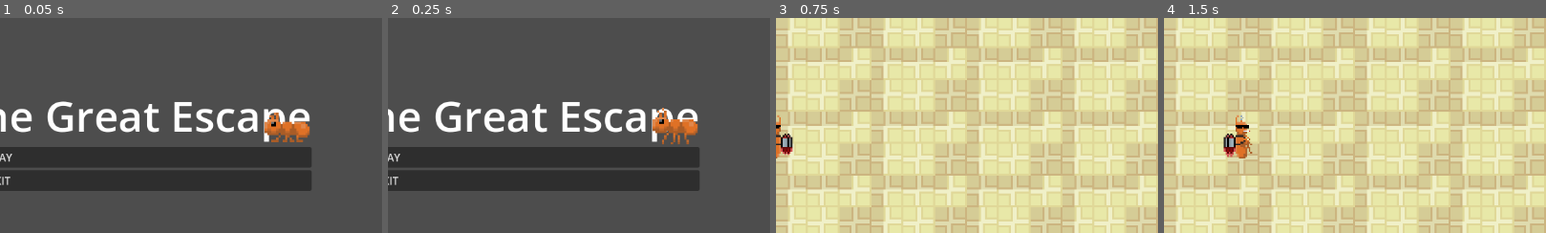
Above: before the commit, frames 1-4 (left to right).
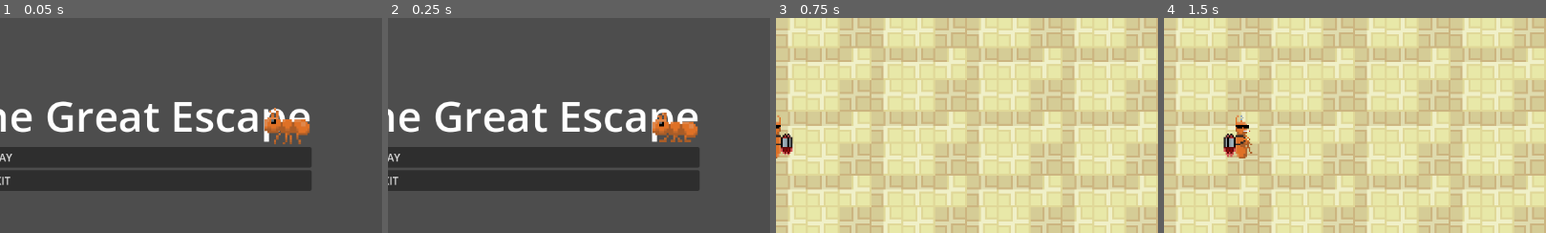
Above: after the commit, the same moments.

Repository: MikaYusub/AntGame
Game: Godot game, scene res://Scenes/Level/MainMenu.tscn
Two runs of this game, one before a commit and one after it. Both use one fixed random seed, a clock stepped at 60 frames per second and the inputs below.
Inputs:
- Up to frame 1 (0.05 s): no input
- Up to frame 2 (0.25 s): no input
- Up to frame 3 (0.75 s): click "PLAY" at 0.5 s
- Up to frame 4 (1.5 s): hold D (right) from 1.28 s (still down); hold Shift (sprint) from 1.28 s (still down)
The pictures show only the part of the screen within x 50-100%, y 22-72%; the shares and areas given below are measured in that part.

The runs differ from the first frame. In frame 1, 0.7% of the frame differs, in the area x 69-82%, y 41-59%; in frame 2, 0.7%; in frame 3, nothing differs; in frame 4, nothing differs.

Commit message:
Fix label name

Diff:
--- a/Scenes/Level/MainMenu.gd
+++ b/Scenes/Level/MainMenu.gd
@@ -1,8 +1,8 @@
 extends Control
 
 func _on_play_pressed():
-    get_tree().change_scene_to_file("res://Scenes/Level/Level.tscn")
+	get_tree().change_scene_to_file("res://Scenes/Level/Level.tscn")
 
 
 func _on_exit_pressed():
-    get_tree().quit()
+	get_tree().quit()
--- a/Scenes/Level/MainMenu.tscn
+++ b/Scenes/Level/MainMenu.tscn
@@ -56,12 +56,12 @@
 horizontal_alignment = 1
 vertical_alignment = 1
 
-[node name="Label2" type="AnimatedSprite2D" parent="CenterContainer/VBoxContainer"]
+[node name="Ant" type="AnimatedSprite2D" parent="CenterContainer/VBoxContainer"]
 position = Vector2(905, 59)
 scale = Vector2(3.40844, 3.40844)
 sprite_frames = SubResource("SpriteFrames_p5dgy")
 autoplay = "default"
-frame_progress = 0.797086
+frame_progress = 0.225842
 
 [node name="Play" type="Button" parent="CenterContainer/VBoxContainer"]
 layout_mode = 2
